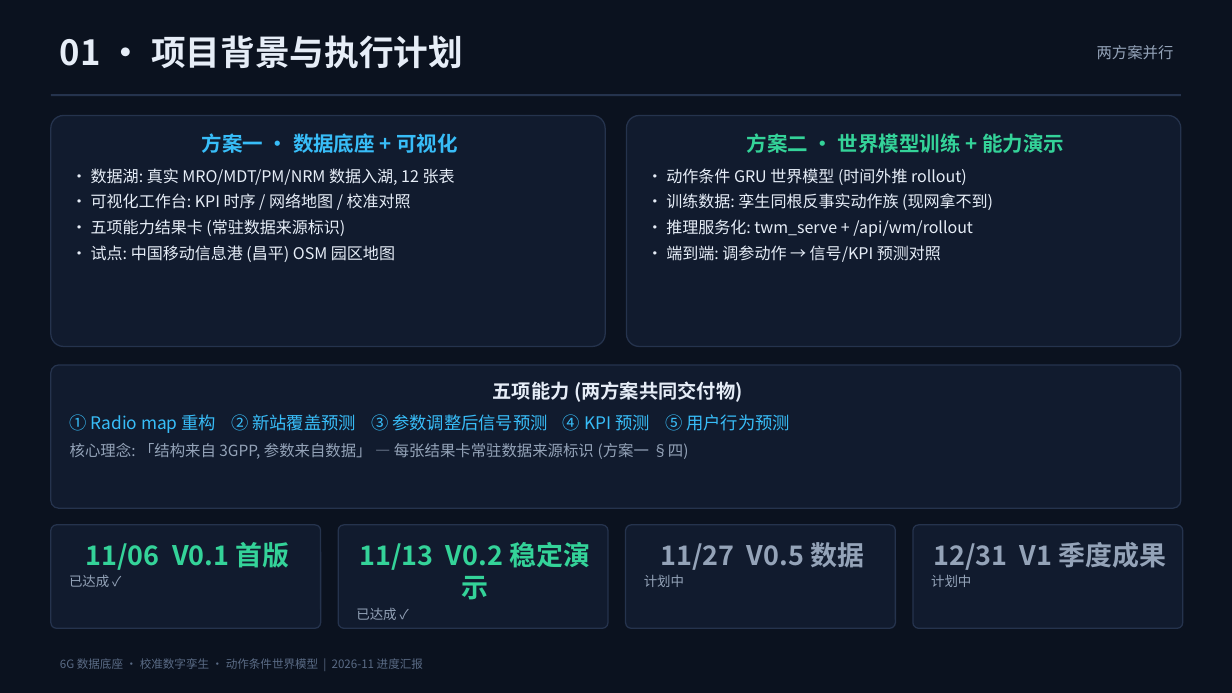
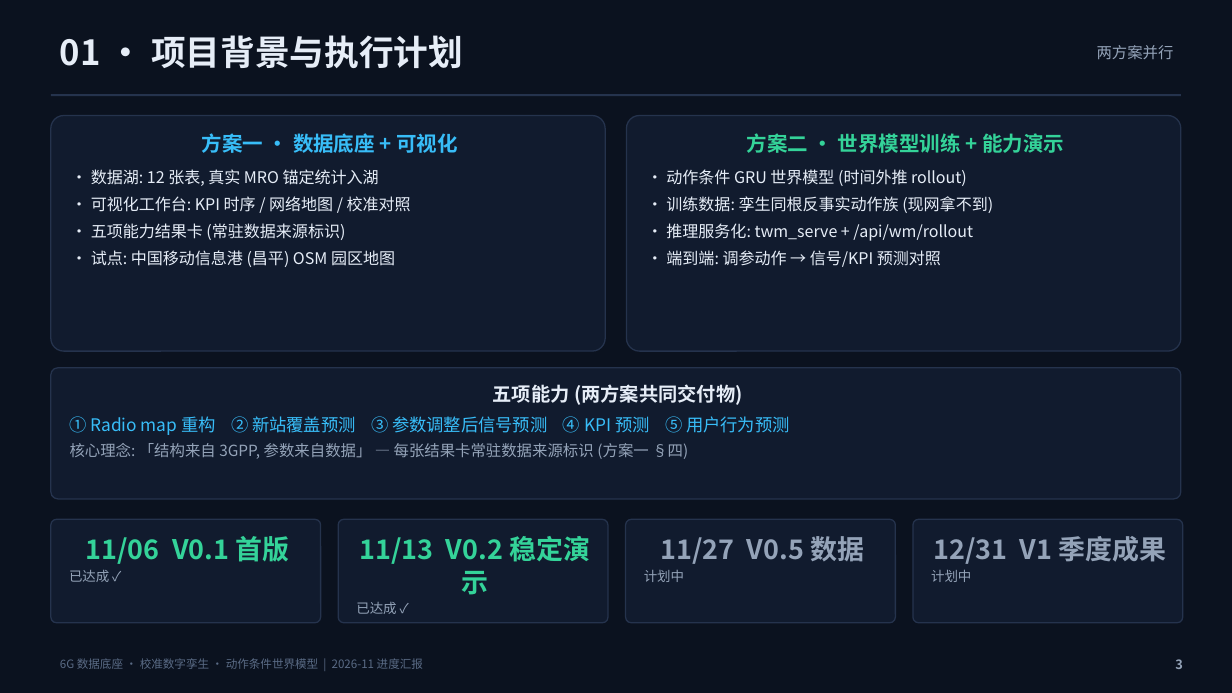
Before and after one commit to xuda1979/world-model, a slide deck: slide 3 of world6g/docs/world6g_progress.pptx. Drawn at 1232x693 pixels with LibreOffice and Linux fonts; fonts in the diff are those of the drawing. Boxes give left, top, right and bottom in pixels: in the first picture for what was removed or moved away, otherwise in the second. Text is boxed around its words. In the diff, an @@ line names an element or a change of style, - is before the commit and + after.

Commit message:
world6g: 中文进展报告 + 世界模型四任务基准评测套件 (wm/) + 论文完善
- 新增 docs/progress_report_20261103.md: 本周期完整进展报告 (数据底座→保真度→反事实动作→WM 基准→3D 平台→论文→PPT)
- 新增 wm/ 包: 动作条件世界模型基准 (models/train/data/metrics/evaluate), 统一接口 6 模型对照
- 新增 docs/wm_suite/: 四任务评测结果 (A 单步配对 bootstrap / B rollout 复合误差 / C 反事实 Δ-效应 / D 不确定性校准) + 三图 + results.json
- 核心结论: 反事实监督后 Δ 预测 corr 0.72 / 符号准确率 73% (Task A 训练模型全部失效); rollout 复合误差与不确定性校准为下一阶段主攻方向
- 论文: 补齐四任务基准章节 + Related Work + Limitations + Conclusion, 编译 main.pdf; PPT 脚本更新真实保真度与 WM 结果页
- .gitignore: 放行 wm_suite 图表

```diff
--- a/world6g/docs/world6g_progress.pptx
+++ b/world6g/docs/world6g_progress.pptx
@@ rounded rectangle "方案一 · 数据底座 + 可视化": place and size @@
-rounded rectangle "方案一 · 数据底座 + 可视化" at (51, 116, 605, 347)
+rounded rectangle "方案一 · 数据底座 + 可视化" at (51, 116, 605, 351)
@@ rounded rectangle "方案二 · 世界模型训练 + 能力演示": place and size @@
-rounded rectangle "方案二 · 世界模型训练 + 能力演示" at (627, 116, 1181, 347)
+rounded rectangle "方案二 · 世界模型训练 + 能力演示" at (627, 116, 1181, 351)
@@ text in rounded rectangle at (91, 169, 379, 186): text changed @@
-• 数据湖: 真实 MRO/MDT/PM/NRM 数据入湖, 12 张表
+• 数据湖: 12 张表, 真实 MRO 锚定统计入湖
@@ text in rounded rectangle at (666, 169, 993, 267): more space between paragraphs @@
@@ text in rounded rectangle at (91, 196, 411, 267): more space between paragraphs @@
@@ rounded rectangle "五项能力 (两方案共同交付物)": place and size @@
-rounded rectangle "五项能力 (两方案共同交付物)" at (51, 365, 1181, 508)
+rounded rectangle "五项能力 (两方案共同交付物)" at (51, 368, 1181, 499)
@@ text in rounded rectangle at (70, 416, 789, 459): less space between paragraphs @@
@@ 4 rounded rectangles: place and size @@
-4 rounded rectangles at (51, 525, 1183, 628)
+4 rounded rectangles at (51, 519, 1183, 623)
@@ text added at (1175, 659, 1183, 669), 10 pt, text #94A3B8, bold @@
+3
```
Also in this commit, not shown: 18 other slides changed, 1 slide added, 1 slide removed, 18 other files.
